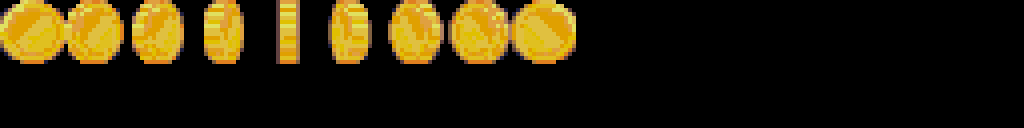
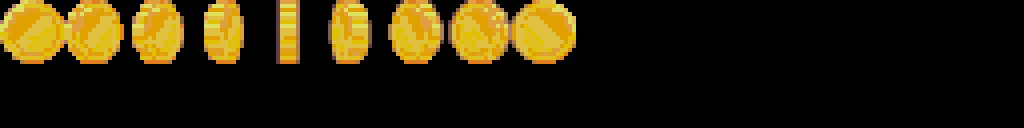
Revision of a layered 1024px x 128px image; what changed, layer by layer:
painted on "MonedaP.png" over (0, 0, 576, 64)
